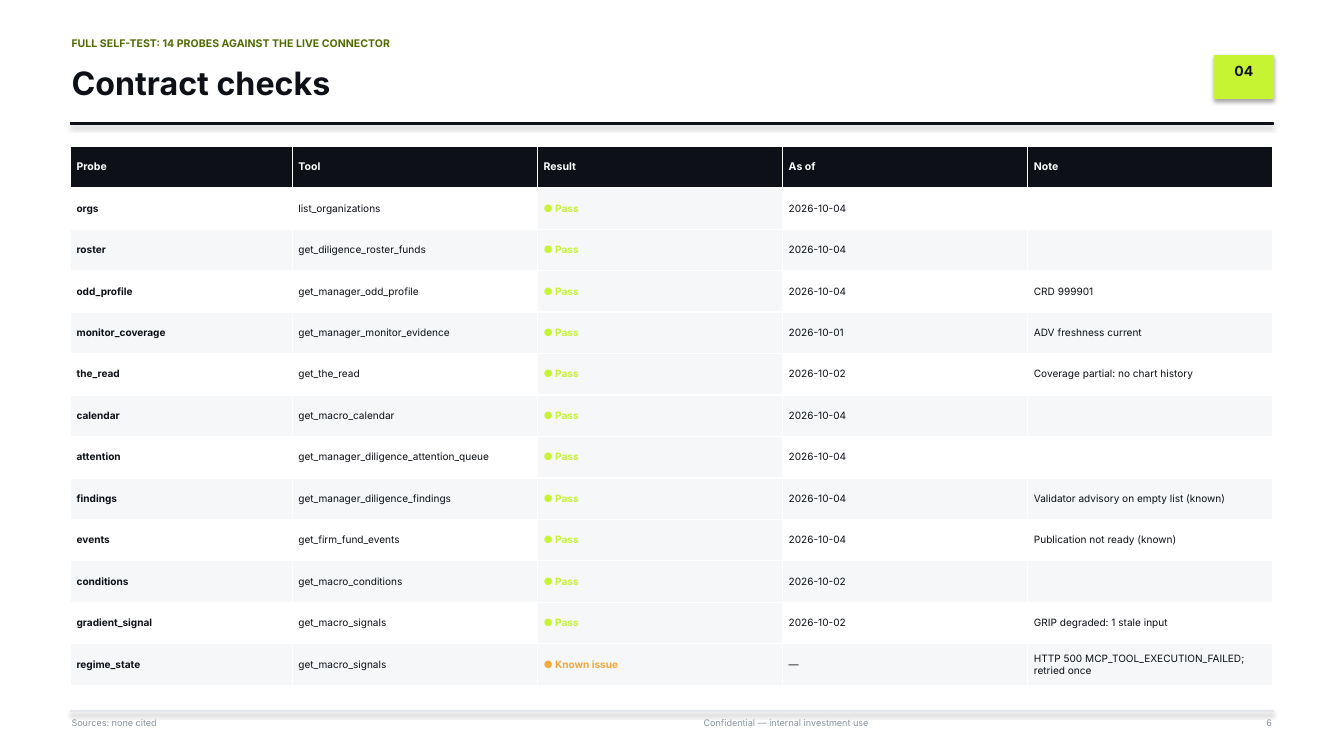
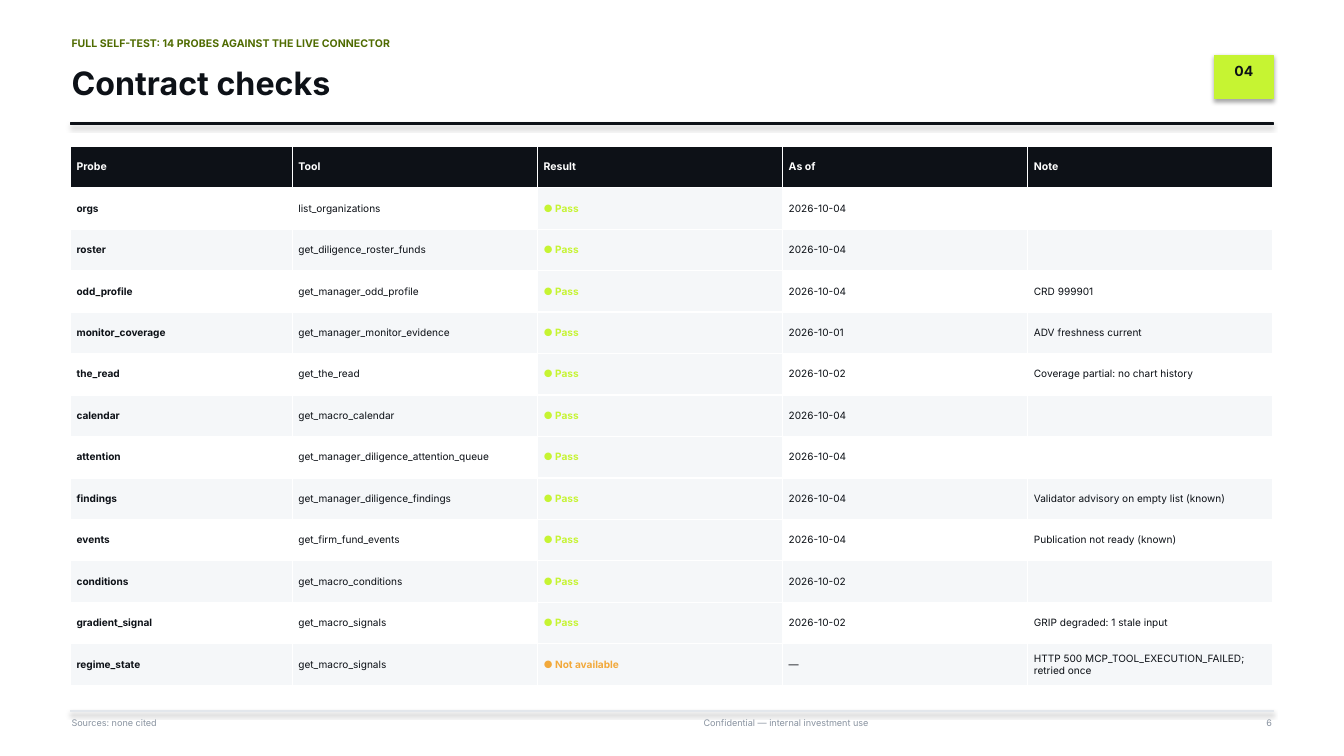
Before and after one commit to Gradient-AO/claude-plugin, a slide deck: slide 6 of plugins/gradient-cio/assets/examples/gradient-setup.pptx. Drawn at 1344x756 pixels with LibreOffice and Linux fonts; fonts in the diff are those of the drawing. Boxes give left, top, right and bottom in pixels: in the first picture for what was removed or moved away, otherwise in the second. Text is boxed around its words. In the diff, an @@ line names an element or a change of style, - is before the commit and + after.

```diff
--- a/plugins/gradient-cio/assets/examples/gradient-setup.pptx
+++ b/plugins/gradient-cio/assets/examples/gradient-setup.pptx
@@ table at (71, 146, 1272, 686) @@
-row 13, column 3: ● Known issue
+row 13, column 3: ● Not available
```
Also in this commit, not shown: 2 other slides changed, 37 other files.
